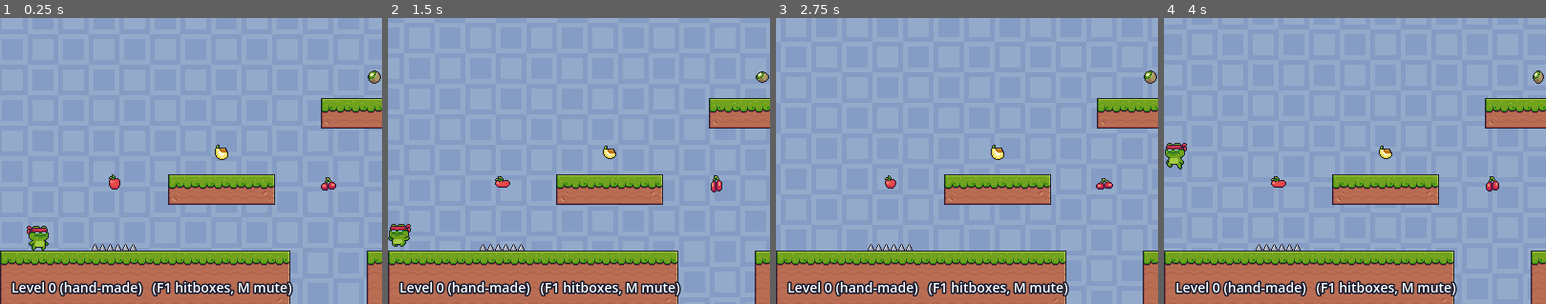
Above: before the commit, frames 1-4 (left to right).
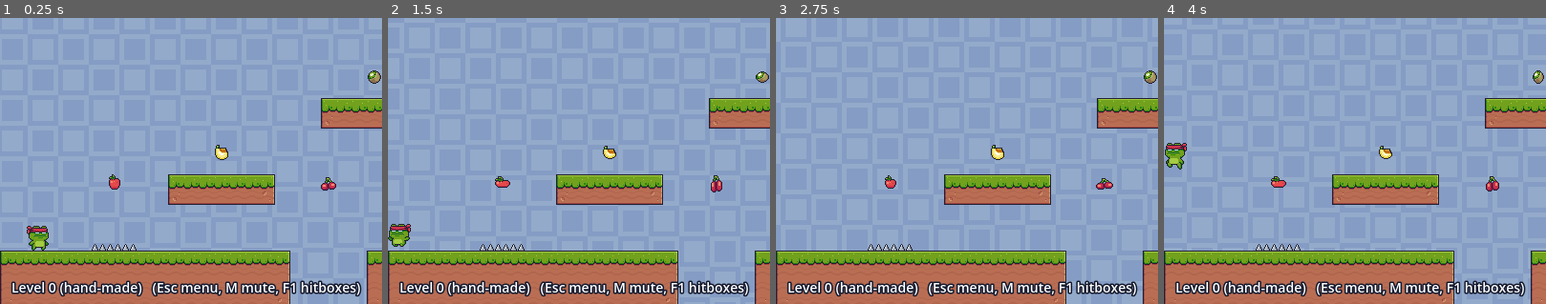
Above: after the commit, the same moments.

Repository: LutherNogueira/coin-collector
Game: Godot game, scene res://main.tscn
Two runs of this game, one before a commit and one after it. Both use one fixed random seed, a clock stepped at 60 frames per second and the inputs below.
Inputs (mouse positions are % of the whole screen's width and height, from its top left):
- Up to frame 1 (0.25 s): no input
- Up to frame 2 (1.5 s): tap Enter at 0.5, 1.35 s; move the mouse to (72, 45) at 0.52 s; hold Right 0.53-1.28 s; tap M at 0.6 s; click (72, 45) at 0.67 s; tap Space at 0.77 s; move the mouse to (30, 55) at 1.27 s; hold Left from 1.28 s (still down)
- Up to frame 3 (2.75 s): tap Space at 1.52 s; move the mouse to (60, 28) at 2.02 s; release Left at 2.03 s; hold Right from 2.03 s (still down); tap Keypad Enter at 2.1 s
- Up to frame 4 (4 s): move the mouse to (45, 70) at 2.77 s; release Right at 2.78 s; hold W 2.78-3.53 s; tap M at 2.85 s; click (45, 70) at 2.92 s; tap Space at 3.02, 3.77 s; move the mouse to (80, 65) at 3.52 s; hold Left from 3.53 s (still down); tap Enter at 3.6 s
The pictures show only the part of the screen within x 0-50%, y 50-100%; the shares and areas given below are measured in that part.

The runs differ from the first frame. In frame 1, 1.9% of the frame differs, in the area x 41-95%, y 91-98%; in frame 2, 1.9%; in frame 3, 1.9%; in frame 4, 1.9%.

Commit message:
Add the Esc menu: pause, choose a character, open the statistics
Esc pauses the game (round clock and event log stop, the music keeps playing)
and opens a menu with Resume, a character picker (Ninja Frog, Mask Dude, Pink Man,
Virtual Guy, all from the Pixel Adventure pack, remembered in user://settings.cfg)
and a Statistics button that opens /metrics/. The avatar is a personal setting and
is not part of the telemetry.

Co-Authored-By: Claude Sonnet 5.5 <noreply@anthropic.com>

Diff:
--- /dev/null
+++ b/avatars.gd
@@ -0,0 +1,30 @@
+class_name Avatars
+extends RefCounted
+## The playable characters. Each id is a folder in assets/characters/ with idle, run, jump, fall and hit strips.
+
+const DEFAULT := "ninja_frog"
+const NAMES := {
+	"ninja_frog": "Ninja Frog",
+	"mask_dude": "Mask Dude",
+	"pink_man": "Pink Man",
+	"virtual_guy": "Virtual Guy",
+}
+
+
+static func ids() -> Array:
+	return NAMES.keys()
+
+
+static func display_name(id: String) -> String:
+	return NAMES.get(id, NAMES[DEFAULT])
+
+
+## The id itself when it is a known avatar, otherwise the default (a saved choice can be stale or edited).
+static func valid(id: String) -> String:
+	return id if NAMES.has(id) else DEFAULT
+
+
+## The avatar `step` places after `id`, wrapping around (-1 goes back).
+static func shifted(id: String, step: int) -> String:
+	var all := ids()
+	return all[posmod(all.find(valid(id)) + step, all.size())]
--- a/main.gd
+++ b/main.gd
@@ -15,6 +15,7 @@
 var level_view: LevelView
 var view: PlayerView
 var hud: Node2D
+var menu: PauseMenu
 var sfx: Sfx
 var show_hitbox := false
 var t := 0.0
@@ -45,8 +46,15 @@
 	hud = Node2D.new()
 	hud.draw.connect(_draw_hud)
 	add_child(hud)
+	menu = PauseMenu.new()
+	menu.avatar_selected.connect(view.set_avatar)
+	add_child(menu)
+	var saved_avatar := Settings.load_avatar()
+	view.set_avatar(saved_avatar)
+	menu.set_avatar(saved_avatar)
 	logger.log_event("session_start")
 	_start_round()
+	view.sync_with(body, 0.0)   # so the player is already in place if the menu is opened on the first frame
 
 
 func _process(delta: float) -> void:
@@ -231,7 +239,7 @@
 			hud.draw_arc(coin, COIN_RADIUS, 0.0, TAU, 24, Color(1.0, 0.9, 0.3, 0.6))
 
 	_hud_text(Vector2(12, 28), "Coins: %d/%d   Deaths: %d" % [collected.count(true), level.coins.size(), deaths], 22)
-	_hud_text(Vector2(12, Level.ARENA.y - 12), "Level %s   (F1 hitboxes, M mute)" % ("0 (hand-made)" if level.seed_value == 0 else str(level.seed_value)), 14)
+	_hud_text(Vector2(12, Level.ARENA.y - 12), "Level %s   (Esc menu, M mute, F1 hitboxes)" % ("0 (hand-made)" if level.seed_value == 0 else str(level.seed_value)), 14)
 	if state == State.ENDED:
 		_hud_text(Vector2(0, 220), "Level complete!", 40, HORIZONTAL_ALIGNMENT_CENTER, Level.ARENA.x)
 		_hud_text(Vector2(0, 270), "Time: %.1f s   Deaths: %d" % [t, deaths], 26, HORIZONTAL_ALIGNMENT_CENTER, Level.ARENA.x)
--- a/music.gd
+++ b/music.gd
@@ -8,6 +8,7 @@
 
 
 func _init() -> void:
+	process_mode = Node.PROCESS_MODE_ALWAYS   # the music keeps playing while the Esc menu pauses the game
 	var track: AudioStreamMP3 = load(TRACK)
 	track.loop = true
 	stream = track
--- /dev/null
+++ b/pause_menu.gd
@@ -0,0 +1,164 @@
+class_name PauseMenu
+extends CanvasLayer
+## The Esc menu. It pauses the game (the round clock and the event log stop with it), lets the player pick a
+## character, and opens the statistics page. It keeps running while the rest of the tree is paused.
+
+signal avatar_selected(avatar: String)
+
+## On the web the statistics are a page next to the game; elsewhere they are on the published site.
+const STATS_URL_WEB := "metrics/"
+const STATS_URL_NATIVE := "https://coin-collector-omega.vercel.app/metrics/"
+
+const PANEL_BG := Color(0.13, 0.16, 0.26)
+const PANEL_BORDER := Color(0.28, 0.34, 0.52)
+const TEXT := Color(0.93, 0.95, 1.0)
+const MUTED := Color(0.62, 0.68, 0.82)
+const GOLD := Color(1.0, 0.82, 0.2)
+
+var avatar := Avatars.DEFAULT
+
+var _resume_button: Button
+var _character_button: Button
+var _stats_button: Button
+var _preview: AnimatedSprite2D
+
+
+func _init() -> void:
+	layer = 10
+	process_mode = Node.PROCESS_MODE_ALWAYS   # so it works while the game is paused
+	visible = false
+
+
+func _ready() -> void:
+	var dim := ColorRect.new()
+	dim.color = Color(0.02, 0.03, 0.08, 0.72)
+	dim.set_anchors_preset(Control.PRESET_FULL_RECT)
+	add_child(dim)
+
+	var center := CenterContainer.new()
+	center.set_anchors_preset(Control.PRESET_FULL_RECT)
+	add_child(center)
+	var panel := PanelContainer.new()
+	var style := StyleBoxFlat.new()
+	style.bg_color = PANEL_BG
+	style.border_color = PANEL_BORDER
+	style.set_border_width_all(2)
+	style.set_content_margin_all(18)
+	panel.add_theme_stylebox_override("panel", style)
+	center.add_child(panel)
+
+	var column := VBoxContainer.new()
+	column.add_theme_constant_override("separation", 10)
+	column.custom_minimum_size = Vector2(340, 0)
+	panel.add_child(column)
+	column.add_child(_label("Paused", 28, GOLD, HORIZONTAL_ALIGNMENT_CENTER))
+
+	_resume_button = _button("Resume  (Esc)")
+	_resume_button.pressed.connect(close)
+	column.add_child(_resume_button)
+
+	var row := HBoxContainer.new()
+	row.add_theme_constant_override("separation", 10)
+	var holder := Control.new()   # the animated preview of the chosen character
+	holder.custom_minimum_size = Vector2(72, 72)
+	_preview = AnimatedSprite2D.new()
+	_preview.position = Vector2(36, 40)
+	_preview.scale = Vector2(2, 2)
+	holder.add_child(_preview)
+	row.add_child(holder)
+	var choice := VBoxContainer.new()
+	choice.size_flags_horizontal = Control.SIZE_EXPAND_FILL
+	choice.alignment = BoxContainer.ALIGNMENT_CENTER
+	_character_button = _button("")
+	_character_button.pressed.connect(func() -> void: cycle_avatar(1))
+	_character_button.gui_input.connect(_on_character_input)
+	choice.add_child(_character_button)
+	choice.add_child(_label("Left / Right to change", 11, MUTED, HORIZONTAL_ALIGNMENT_CENTER))
+	row.add_child(choice)
+	column.add_child(row)
+
+	_stats_button = _button("Statistics  (opens a new tab)")
+	_stats_button.pressed.connect(open_statistics)
+	column.add_child(_stats_button)
+	column.add_child(_label("M mutes the sound   |   F1 shows the hitboxes", 11, MUTED, HORIZONTAL_ALIGNMENT_CENTER))
+	_show_avatar()
+
+
+func _unhandled_input(event: InputEvent) -> void:
+	if event is InputEventKey and event.pressed and not event.echo and event.keycode == KEY_ESCAPE:
+		toggle()
+		get_viewport().set_input_as_handled()
+
+
+func is_open() -> bool:
+	return visible
+
+
+func toggle() -> void:
+	if visible:
+		close()
+	else:
+		open()
+
+
+func open() -> void:
+	visible = true
+	get_tree().paused = true
+	_resume_button.grab_focus()
+
+
+func close() -> void:
+	visible = false
+	get_tree().paused = false
+
+
+## Picks the avatar `step` places along the list; the choice is saved and announced.
+func cycle_avatar(step: int) -> void:
+	set_avatar(Avatars.shifted(avatar, step), true)
+
+
+func set_avatar(new_avatar: String, announce: bool = false) -> void:
+	avatar = Avatars.valid(new_avatar)
+	_show_avatar()
+	if announce:
+		Settings.save_avatar(avatar)
+		avatar_selected.emit(avatar)
+
+
+func open_statistics() -> void:
+	OS.shell_open(STATS_URL_WEB if OS.has_feature("web") else STATS_URL_NATIVE)
+
+
+func _show_avatar() -> void:
+	if _character_button == null:
+		return
+	_character_button.text = "< %s >" % Avatars.display_name(avatar)
+	_preview.sprite_frames = PlayerView.frames_for(avatar)
+	_preview.play("idle")
+
+
+func _on_character_input(event: InputEvent) -> void:
+	if event is InputEventKey and event.pressed and not event.echo:
+		if event.keycode == KEY_LEFT:
+			cycle_avatar(-1)
+			_character_button.accept_event()
+		elif event.keycode == KEY_RIGHT:
+			cycle_avatar(1)
+			_character_button.accept_event()
+
+
+func _button(text: String) -> Button:
+	var button := Button.new()
+	button.text = text
+	button.add_theme_font_size_override("font_size", 16)
+	button.custom_minimum_size = Vector2(0, 40)
+	return button
+
+
+func _label(text: String, size: int, color: Color, align: HorizontalAlignment = HORIZONTAL_ALIGNMENT_LEFT) -> Label:
+	var label := Label.new()
+	label.text = text
+	label.horizontal_alignment = align
+	label.add_theme_font_size_override("font_size", size)
+	label.add_theme_color_override("font_color", color)
+	return label
--- a/player_view.gd
+++ b/player_view.gd
@@ -3,19 +3,31 @@
 ## Draws the player from sprite strips. Purely visual: collisions still use the
 ## PlatformPhysics.PLAYER_SIZE box, and nothing here is read back by the game rules.
 
-const SHEET_DIR := "res://assets/characters/ninja_frog/"
+const SHEET_ROOT := "res://assets/characters/"
+const ANIMATIONS := ["idle", "run", "jump", "fall", "hit"]
 const FRAME_SIZE := 32
 const FPS := 20.0
 ## The art's feet touch the bottom of the 32x32 frame, so the frame is centered
 ## on the hitbox and moved up/down until the two bottoms line up.
 const FEET_OFFSET_Y := (PlatformPhysics.PLAYER_SIZE - FRAME_SIZE) / 2.0
 
-static var _frames: SpriteFrames
+## One set of animations per avatar, built on first use.
+static var _frames_by_avatar := {}
+
+var avatar := Avatars.DEFAULT
 
 
 func _init() -> void:
-	sprite_frames = _shared_frames()
+	sprite_frames = frames_for(avatar)
 	play("idle")
+
+
+## Switches to another character, keeping the current animation.
+func set_avatar(new_avatar: String) -> void:
+	avatar = Avatars.valid(new_avatar)
+	var current := animation
+	sprite_frames = frames_for(avatar)
+	play(current)
 
 
 ## Places the sprite on the body and picks the animation from its state. Facing is kept while standing still.
@@ -36,7 +48,7 @@
 ## respawn is not delayed and the event timing is unchanged.
 func show_hit_at(parent: Node, body: PlatformPhysics.Body) -> void:
 	var effect := AnimatedSprite2D.new()
-	effect.sprite_frames = _shared_frames()
+	effect.sprite_frames = frames_for(avatar)
 	effect.flip_h = flip_h
 	effect.position = body.pos + Vector2(0.0, FEET_OFFSET_Y)
 	effect.animation_finished.connect(effect.queue_free)
@@ -44,19 +56,21 @@
 	effect.play("hit")
 
 
-static func _shared_frames() -> SpriteFrames:
-	if _frames != null:
-		return _frames
-	_frames = SpriteFrames.new()
-	_frames.remove_animation("default")
-	for anim in ["idle", "run", "jump", "fall", "hit"]:
-		var sheet: Texture2D = load(SHEET_DIR + anim + ".png")
-		_frames.add_animation(anim)
-		_frames.set_animation_speed(anim, FPS)
-		_frames.set_animation_loop(anim, anim != "hit")
+static func frames_for(avatar_id: String) -> SpriteFrames:
+	var id := Avatars.valid(avatar_id)
+	if _frames_by_avatar.has(id):
+		return _frames_by_avatar[id]
+	var frames := SpriteFrames.new()
+	frames.remove_animation("default")
+	for anim in ANIMATIONS:
+		var sheet: Texture2D = load("%s%s/%s.png" % [SHEET_ROOT, id, anim])
+		frames.add_animation(anim)
+		frames.set_animation_speed(anim, FPS)
+		frames.set_animation_loop(anim, anim != "hit")
 		for i in sheet.get_width() / FRAME_SIZE:
 			var frame := AtlasTexture.new()
 			frame.atlas = sheet
 			frame.region = Rect2(i * FRAME_SIZE, 0, FRAME_SIZE, FRAME_SIZE)
-			_frames.add_frame(anim, frame)
-	return _frames
+			frames.add_frame(anim, frame)
+	_frames_by_avatar[id] = frames
+	return frames
--- /dev/null
+++ b/settings.gd
@@ -0,0 +1,20 @@
+class_name Settings
+extends RefCounted
+## What the player chose, kept between visits in user://settings.cfg (in the browser's storage on the web).
+## It is a personal preference and is not part of the telemetry events.
+
+static var path := "user://settings.cfg"
+
+
+static func load_avatar() -> String:
+	var config := ConfigFile.new()
+	if config.load(path) != OK:
+		return Avatars.DEFAULT
+	return Avatars.valid(str(config.get_value("player", "avatar", Avatars.DEFAULT)))
+
+
+static func save_avatar(avatar: String) -> void:
+	var config := ConfigFile.new()
+	config.load(path)   # keep other settings if the file already exists
+	config.set_value("player", "avatar", Avatars.valid(avatar))
+	config.save(path)
--- /dev/null
+++ b/tests/check_menu.gd
@@ -0,0 +1,98 @@
+extends SceneTree
+## Checks the Esc menu: it pauses the game, the choice of character works and is remembered, and closing resumes play.
+## Uses its own settings and log files, so it never touches your real ones.
+##
+## Usage: godot --headless --path . --script res://tests/check_menu.gd
+
+var main: Node
+var failures := 0
+
+
+func _expect(ok: bool, what: String) -> void:
+	print("%s %s" % ["ok  " if ok else "FAIL", what])
+	if not ok:
+		failures += 1
+
+
+func _press_escape() -> void:
+	var event := InputEventKey.new()
+	event.keycode = KEY_ESCAPE
+	event.physical_keycode = KEY_ESCAPE
+	event.pressed = true
+	Input.parse_input_event(event)
+	await _frames(3)
+
+
+func _frames(count: int) -> void:
+	for i in count:
+		await process_frame
+
+
+func _start_game() -> Node:
+	var game: Node = load("res://main.tscn").instantiate()
+	game.logger.log_path = "user://menu_test_events.jsonl"
+	root.add_child(game)
+	await process_frame
+	return game
+
+
+func _init() -> void:
+	Settings.path = "user://menu_test_settings.cfg"
+	DirAccess.remove_absolute(ProjectSettings.globalize_path(Settings.path))
+	DirAccess.remove_absolute(ProjectSettings.globalize_path("user://menu_test_events.jsonl"))
+
+	main = await _start_game()
+	_expect(main.view.avatar == Avatars.DEFAULT, "the first visit starts with the default character")
+	_expect(not main.menu.is_open() and not paused, "the menu starts closed and the game is running")
+
+	# Esc opens the menu and pauses everything that is not the menu or the music.
+	await _press_escape()
+	_expect(main.menu.is_open() and paused, "Esc opens the menu and pauses the game")
+	var clock: float = main.t
+	await _frames(30)
+	_expect(is_equal_approx(main.t, clock), "the round clock is frozen while the menu is open")
+	var music: AudioStreamPlayer = main.get_children().filter(func(n: Node) -> bool: return n is Music)[0]
+	_expect(music.playing, "the music keeps playing while paused")
+
+	# Choosing a character.
+	main.menu.cycle_avatar(1)
+	_expect(main.menu.avatar == "mask_dude" and main.view.avatar == "mask_dude", "choosing the next character changes the player's look")
+	_expect(Settings.load_avatar() == "mask_dude", "the choice is saved")
+	main.menu.cycle_avatar(-1)
+	_expect(main.view.avatar == "ninja_frog", "choosing the previous character goes back")
+	main.menu.cycle_avatar(2)   # leave it on a non-default one to check it is remembered
+	_expect(main.view.avatar == "pink_man", "two steps forward lands on the third character")
+	_expect(Avatars.shifted("virtual_guy", 1) == "ninja_frog" and Avatars.shifted("ninja_frog", -1) == "virtual_guy",
+			"the list wraps around at both ends")
+
+	# Esc closes it and the game carries on.
+	await _press_escape()
+	_expect(not main.menu.is_open() and not paused, "Esc again closes the menu and resumes the game")
+	await _frames(20)
+	_expect(main.t > clock, "the round clock runs again after closing")
+
+	# A new visit remembers the choice, and stale saved values fall back to the default.
+	main.queue_free()
+	await process_frame
+	main = await _start_game()
+	_expect(main.view.avatar == "pink_man" and main.menu.avatar == "pink_man", "the next visit starts with the saved character")
+	var stale := ConfigFile.new()
+	stale.set_value("player", "avatar", "does_not_exist")
+	stale.save(Settings.path)
+	_expect(Settings.load_avatar() == Avatars.DEFAULT, "an unknown saved character falls back to the default")
+
+	# Every character has the five animations with the expected number of frames.
+	for id in Avatars.ids():
+		var frames := PlayerView.frames_for(id)
+		var counts := {}
+		for anim in PlayerView.ANIMATIONS:
+			counts[anim] = frames.get_frame_count(anim)
+		_expect(counts == {"idle": 11, "run": 12, "jump": 1, "fall": 1, "hit": 7}, "%s has all its animations %s" % [id, counts])
+
+	# The statistics button points at a page next to the game on the web, and at the published site elsewhere.
+	_expect(PauseMenu.STATS_URL_WEB == "metrics/" and PauseMenu.STATS_URL_NATIVE.ends_with("/metrics/"), "the statistics links point at /metrics/")
+
+	paused = false
+	DirAccess.remove_absolute(ProjectSettings.globalize_path(Settings.path))
+	print("%d check(s) failed" % failures)
+	quit(1 if failures > 0 else 0)
Binary file added: assets/characters/mask_dude/fall.png
Not shown, added: assets/characters/mask_dude/fall.png.import
Binary file added: assets/characters/mask_dude/hit.png
Not shown, added: assets/characters/mask_dude/hit.png.import
Binary file added: assets/characters/mask_dude/idle.png
Not shown, added: assets/characters/mask_dude/idle.png.import
Binary file added: assets/characters/mask_dude/jump.png
Not shown, added: assets/characters/mask_dude/jump.png.import
Binary file added: assets/characters/mask_dude/run.png
Not shown, added: assets/characters/mask_dude/run.png.import
Binary file added: assets/characters/pink_man/fall.png
Not shown, added: assets/characters/pink_man/fall.png.import
(and 24 more such lines)
